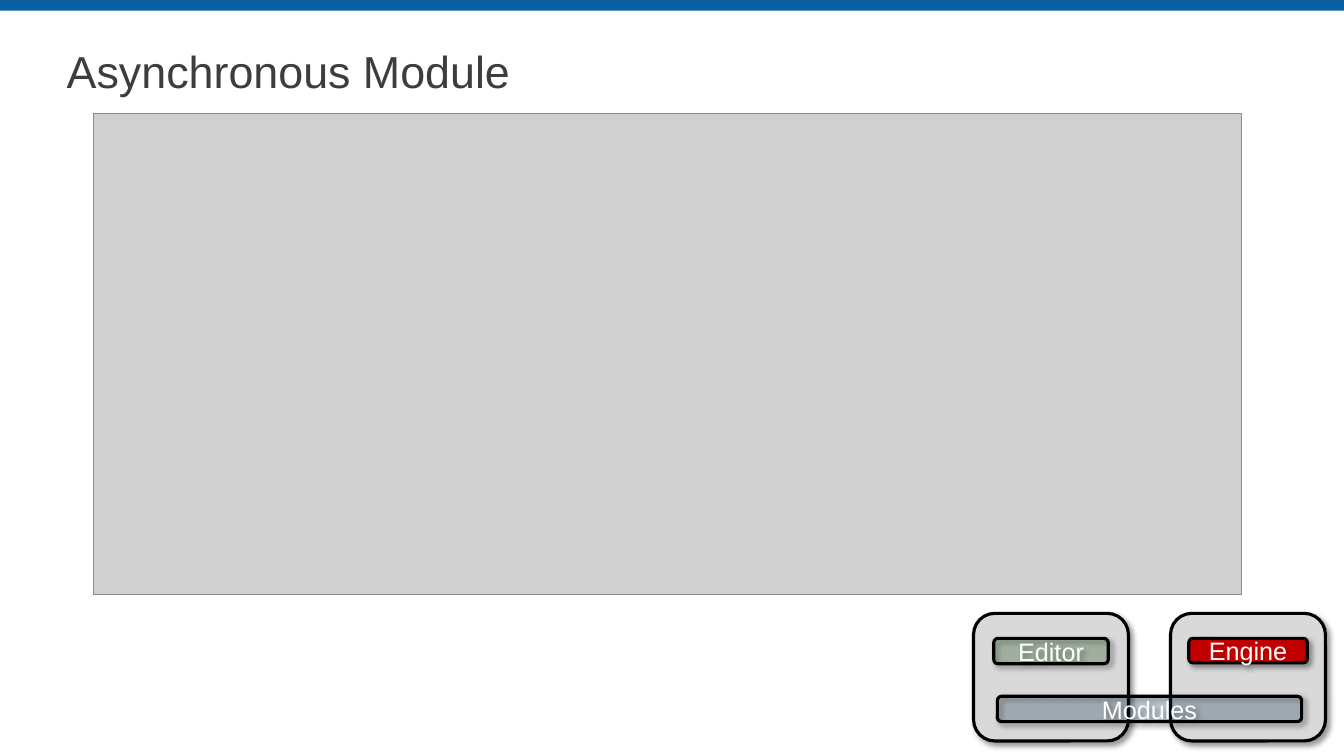
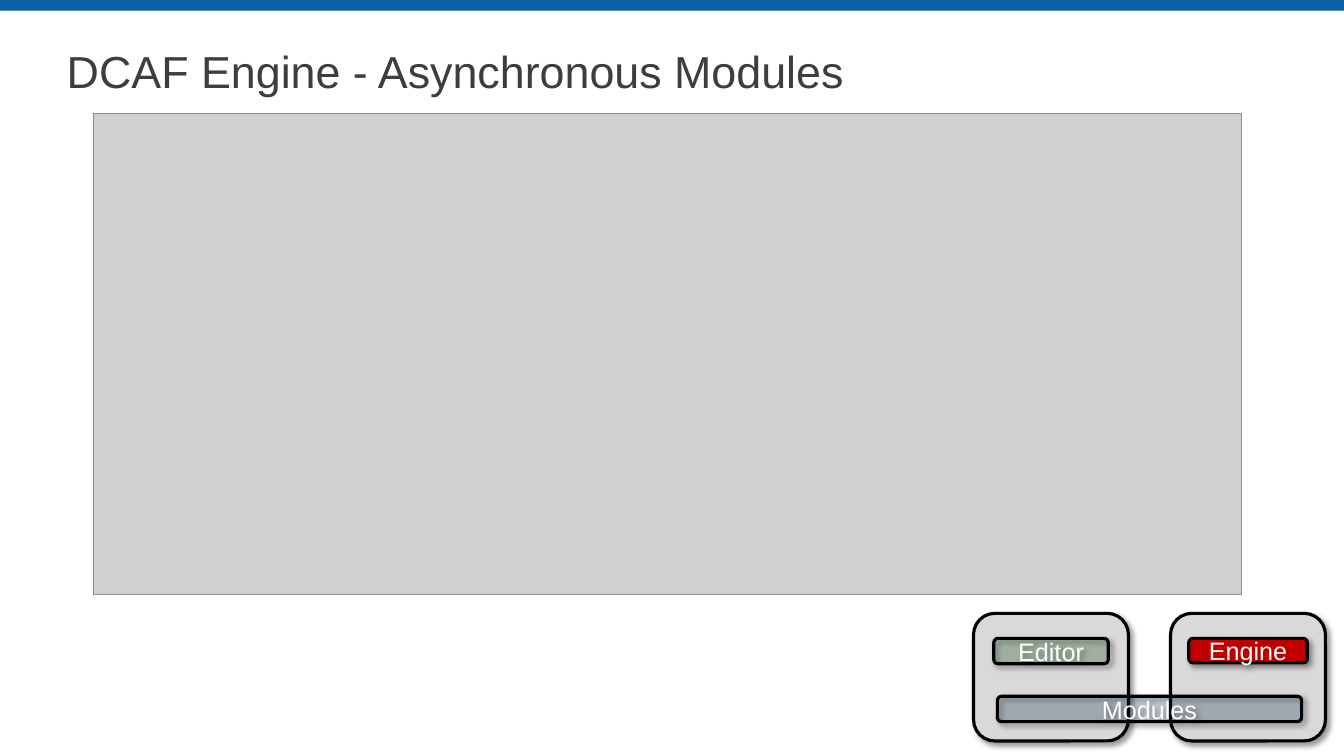
Before and after one commit to LabVIEW-DCAF/Documentation, a slide deck: slide 15 of Trunk/Getting Started Material/DCAF Training/3 DCAF Components.pptx (slide 20 before the commit). Drawn at 1344x756 pixels with LibreOffice and Linux fonts; fonts in the diff are those of the drawing; grey boxes stand for pictures; background and template pictures are left out. Boxes give left, top, right and bottom in pixels: in the first picture for what was removed or moved away, otherwise in the second. Text is boxed around its words. In the diff, an @@ line names an element or a change of style, - is before the commit and + after.

Commit message:
Reorganized Engine explanations

```diff
--- a/Trunk/Getting Started Material/DCAF Training/3 DCAF Components.pptx
+++ b/Trunk/Getting Started Material/DCAF Training/3 DCAF Components.pptx
@@ title at [67, 55, 843, 97]: text changed @@
-Asynchronous Module
+DCAF Engine - Asynchronous Modules
```
Also in this commit, not shown: 12 other slides changed, 1 slide added, 2 other files.
